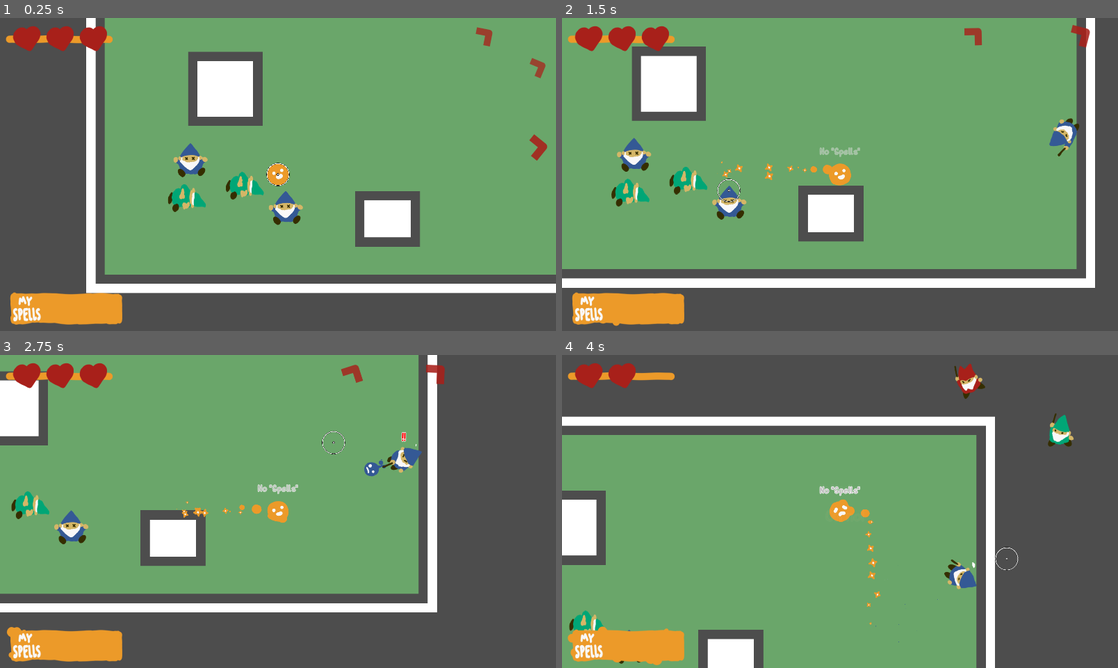
Above: before the commit, frames 1-4 (two rows, left to right).
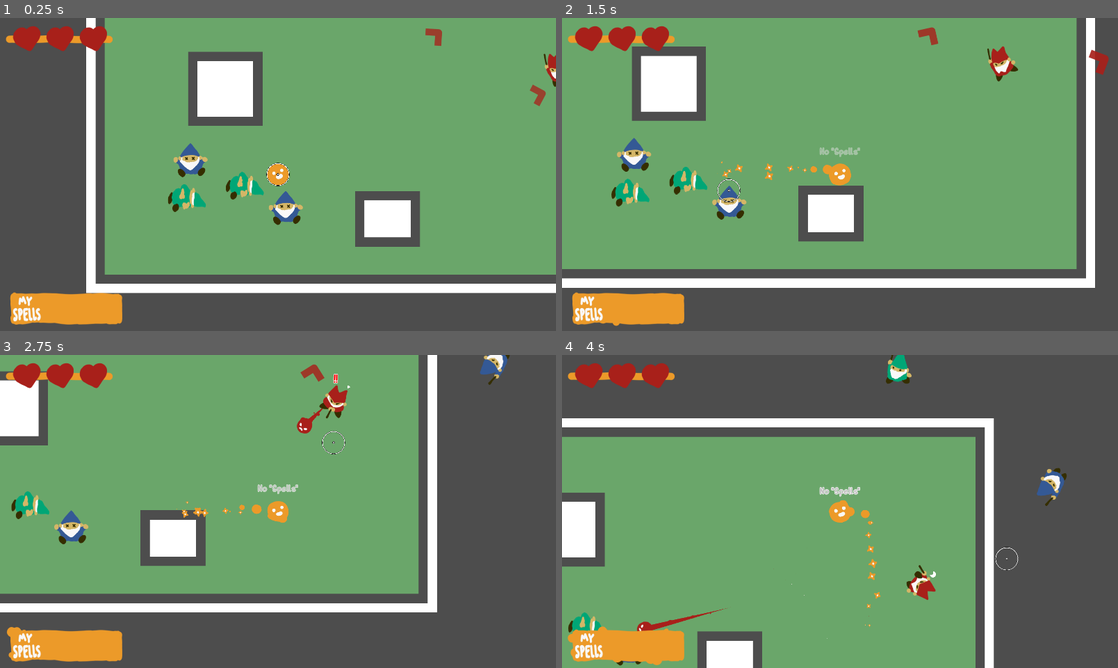
Above: after the commit, the same moments.

Repository: Tzeryushi/A-Wizard-Casting-Spell
Game: Godot game, scene res://Scenes/TestScene.tscn
Two runs of this game, one before a commit and one after it. Both use one fixed random seed, a clock stepped at 60 frames per second and the inputs below. This scene is started directly instead of the project's main scene.
Inputs (mouse positions are in pixels of both pictures, inside the frame that each line leads up to):
- Up to frame 1 (0.25 s): no input
- Up to frame 2 (1.5 s): move the mouse to (962, 158) at 0.52 s; hold D (move_right) 0.53-1.28 s; click (962, 158) at 0.6 s; move the mouse to (728, 190) at 1.27 s; hold S (move_down) from 1.28 s (still down); tap Space (flip) at 1.35 s
- Up to frame 3 (2.75 s): click (166, 527) at 1.55 s; move the mouse to (333, 442) at 2.02 s; release S (move_down) at 2.03 s; hold D (move_right) from 2.03 s (still down); click (333, 442) at 2.1 s
- Up to frame 4 (4 s): move the mouse to (812, 574) at 2.77 s; release D (move_right) at 2.78 s; hold W (move_up) 2.78-3.53 s; click (812, 574) at 2.85 s; move the mouse to (1006, 558) at 3.52 s; hold A (move_left) from 3.53 s (still down); tap Space (flip) at 3.6 s; click (1006, 558) at 3.8 s

The runs differ from the first frame. In frame 1, 0.7% of the frame differs, in the area x 76-100%, y 2-46%; in frame 2, 1.2%; in frame 3, 1.6%; in frame 4, 5.3%, in the area x 0-92%, y 0-100%.

Commit message:
Cleaned up animation code, wizard code, fixed following bug

Diff:
--- a/Assets/Actors/Enemy/BlueWizard/BlueWizard.gd
+++ b/Assets/Actors/Enemy/BlueWizard/BlueWizard.gd
@@ -1,14 +1 @@
 extends Enemy
-
-func set_movement_values() -> void:
-	if !navigation_agent.is_navigation_finished():
-		var current_agent_position:Vector2 = global_position
-		var next_path_position: Vector2 = navigation_agent.get_next_path_position()
-
-		var new_velocity : Vector2 = next_path_position - current_agent_position
-		new_velocity = new_velocity.normalized()
-		velocity.x = move_toward(velocity.x, max_movement_speed*new_velocity.x, acceleration)
-		velocity.y = move_toward(velocity.y, max_movement_speed*new_velocity.y, acceleration)
-	else:
-		velocity.x = move_toward(velocity.x, 0, decceleration)
-		velocity.y = move_toward(velocity.y, 0, decceleration)
--- a/Assets/Actors/Enemy/Enemy.gd
+++ b/Assets/Actors/Enemy/Enemy.gd
@@ -48,11 +48,17 @@
 	restriction_timer.wait_time = _spell_restriction_time
 
 func _process(_delta) -> void:
-	if can_fire_spell and !(current_animation == ANIMATION_TYPE.WINDUP or current_animation == ANIMATION_TYPE.WINDUP_MOVE):
-		if velocity.length() > _move_animation_threshold:
+	if can_fire_spell:
+		if !(current_animation == ANIMATION_TYPE.WINDUP or current_animation == ANIMATION_TYPE.WINDUP_MOVE):
+			if velocity.length() > _move_animation_threshold:
+				play_animation_windup_move()
+			else:
+				play_animation_windup()
+		elif current_animation == ANIMATION_TYPE.WINDUP_MOVE and velocity.length() < _move_animation_threshold:
+			play_animation_windup()
+		elif current_animation == ANIMATION_TYPE.WINDUP and velocity.length() > _move_animation_threshold:
 			play_animation_windup_move()
-		else:
-			play_animation_windup()
+
 
 func _physics_process(_delta) -> void:
 	#state_manager.physics_process(_delta)
@@ -143,7 +149,7 @@
 		player_seen = true
 	else:
 		player_seen = false
-	if !was_seen and player_seen:
+	if !was_seen and player_seen and !player_following:
 		TextPopper.jolt_text("[center][color=red]!!", self, 50.0, Vector2.ZERO, 1.0, 1.0, 40, 8)
 
 func check_should_follow() -> void:
@@ -210,7 +216,6 @@
 	animations.play("windup")
 	return
 func animation_finished() -> void:
-	print("YOOP")
 	if current_animation == ANIMATION_TYPE.ATTACK or current_animation == ANIMATION_TYPE.HURT:
 		if velocity.length() > _move_animation_threshold:
 			play_animation_move()
--- a/Assets/Actors/Enemy/GreenWizard/GreenWizard.gd
+++ b/Assets/Actors/Enemy/GreenWizard/GreenWizard.gd
@@ -1,47 +1,7 @@
 class_name GreenWizard
 extends Enemy
 
-func _process(_delta) -> void:
-	if can_fire_spell and !animations.animation == "windup":
-		animations.play("windup")
-	elif !can_fire_spell and !animations.animation == "idle" and !animations.animation == "attack" and !animations.animation == "hurt":
-		print("huh")
-		animations.play("idle")
-
-func shoot() -> void:
-	#shoot spell
-	if player_seen and can_fire_spell:
-		var new_spell : BaseSpell = _spell_scene.instantiate()
-		var look_rotation = Vector2(cos(line_of_sight.rotation), sin(line_of_sight.rotation))
-
-		new_spell.spawn(center.global_position+(spell_spawn_location.position.x*look_rotation), _spell_velocity, _spell_lifetime, _spell_acceleration)
-		new_spell.set_direction(look_rotation.normalized())
-		get_parent().add_child(new_spell)
-		can_fire_spell = false
-		start_spell_timers()
-		animations.play("attack")
-		await animations.animation_finished
-		if animations.animation == "attack":
-			animations.play("idle")
-	return
 
 func set_movement_values() -> void:
 	velocity.x = move_toward(velocity.x, 0, decceleration)
 	velocity.y = move_toward(velocity.y, 0, decceleration)
-
-func spell_collision(spell:BaseSpell) -> void:
-	animations.play("hurt")
-	TextPopper.root_pop_text("[center][color=#A8201A]-"+str(spell.get_damage()), global_position, self, 1.0, 1.0, 50, 10)
-	health = health - spell.get_damage()
-	if health <= 0:
-		if !has_been_killed:
-			has_been_killed = true
-			leave_body(spell.get_direction().normalized()*spell.get_speed())
-			destruct()
-		else:
-			TextPopper.root_jolt_text("[center][rainbow]OVERKILL!!", 50.0, global_position, 1.0, 2.0, 45, 10)
-	else:
-		velocity += spell.get_direction().normalized()*200
-	await animations.animation_finished
-	if animations.animation == "hurt":
-		animations.play("idle")
--- /dev/null
+++ b/Assets/Actors/Enemy/RedWizard/RedWizard.gd
@@ -0,0 +1,10 @@
+extends Enemy
+
+func play_animation_move() -> void:
+	current_animation = ANIMATION_TYPE.MOVE
+	animations.play("moving")
+	return
+func play_animation_windup_move() -> void:
+	current_animation = ANIMATION_TYPE.WINDUP_MOVE
+	animations.play("moving_windup")
+	return
--- a/Assets/Actors/Enemy/RedWizard/RedWizard.tscn
+++ b/Assets/Actors/Enemy/RedWizard/RedWizard.tscn
@@ -1,7 +1,8 @@
-[gd_scene load_steps=16 format=3 uid="uid://cabldqhgo5kpc"]
+[gd_scene load_steps=17 format=3 uid="uid://cabldqhgo5kpc"]
 
 [ext_resource type="PackedScene" uid="uid://c5c43qfqmlofk" path="res://Assets/Actors/Enemy/BlueWizard/BlueWizard.tscn" id="1_ra6eq"]
 [ext_resource type="Texture2D" uid="uid://bikbhdc84ehxx" path="res://Assets/Actors/Enemy/RedWizard/Sprites/RedWizard0003.png" id="2_jew55"]
+[ext_resource type="Script" path="res://Assets/Actors/Enemy/RedWizard/RedWizard.gd" id="2_kxoon"]
 [ext_resource type="PackedScene" uid="uid://xca31tb724id" path="res://Assets/Spells/EnemySpells/RedSpell.tscn" id="2_l8up2"]
 [ext_resource type="PackedScene" uid="uid://bhyiok7y6l5tx" path="res://Assets/Bodies/RedBody.tscn" id="3_rxluk"]
 [ext_resource type="Texture2D" uid="uid://dfn3gxg5a1f6w" path="res://Assets/Actors/Enemy/RedWizard/Sprites/RedWizard0004.png" id="3_ua1t8"]
@@ -82,6 +83,7 @@
 shader_parameter/mask = ExtResource("11_keoes")
 
 [node name="RedWizard" instance=ExtResource("1_ra6eq")]
+script = ExtResource("2_kxoon")
 _spell_scene = ExtResource("2_l8up2")
 _body_scene = ExtResource("3_rxluk")
 _spell_restriction_time = 2.0
@@ -94,7 +96,7 @@
 
 [node name="Animations" parent="." index="0"]
 sprite_frames = SubResource("SpriteFrames_ssxwi")
-animation = &"windup"
+animation = &"moving"
 
 [node name="FollowLine" parent="." index="6"]
 target_position = Vector2(1200, 0)
--- a/Scenes/TestScene.tscn
+++ b/Scenes/TestScene.tscn
@@ -23,7 +23,7 @@
 position = Vector2(646, 675)
 
 [node name="GreenWizard" parent="." instance=ExtResource("6_cayom")]
-position = Vector2(2162, 51)
+position = Vector2(1606, -172)
 
 [node name="HUD" parent="." instance=ExtResource("7_rxkmq")]
 
@@ -40,7 +40,7 @@
 position = Vector2(344, 630)
 
 [node name="RedWizard" parent="." instance=ExtResource("8_kxxtp")]
-position = Vector2(1844, -127)
+position = Vector2(1612, 310)
 
 [node name="BlueWizard" parent="." instance=ExtResource("9_w0wsn")]
-position = Vector2(1830, 551)
+position = Vector2(2136, 219)
